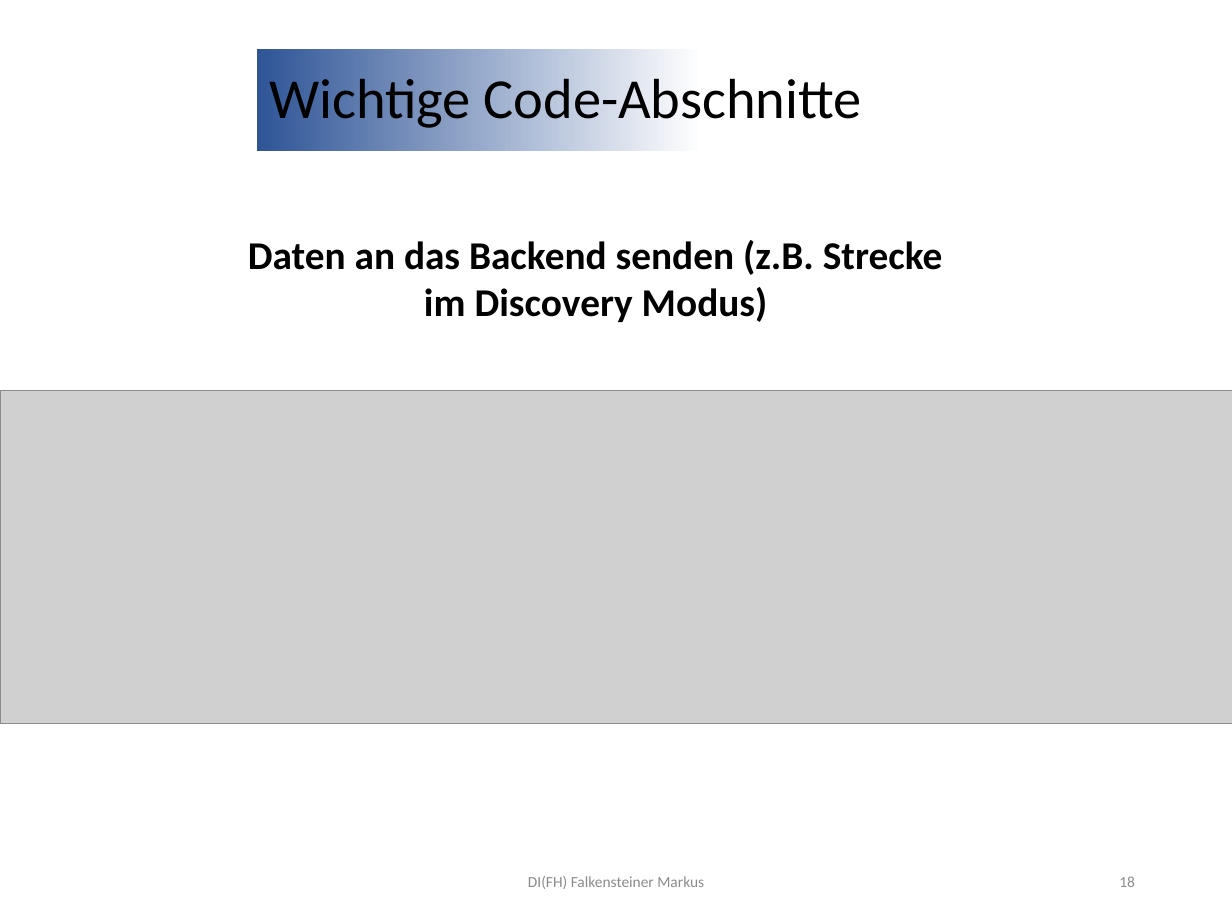
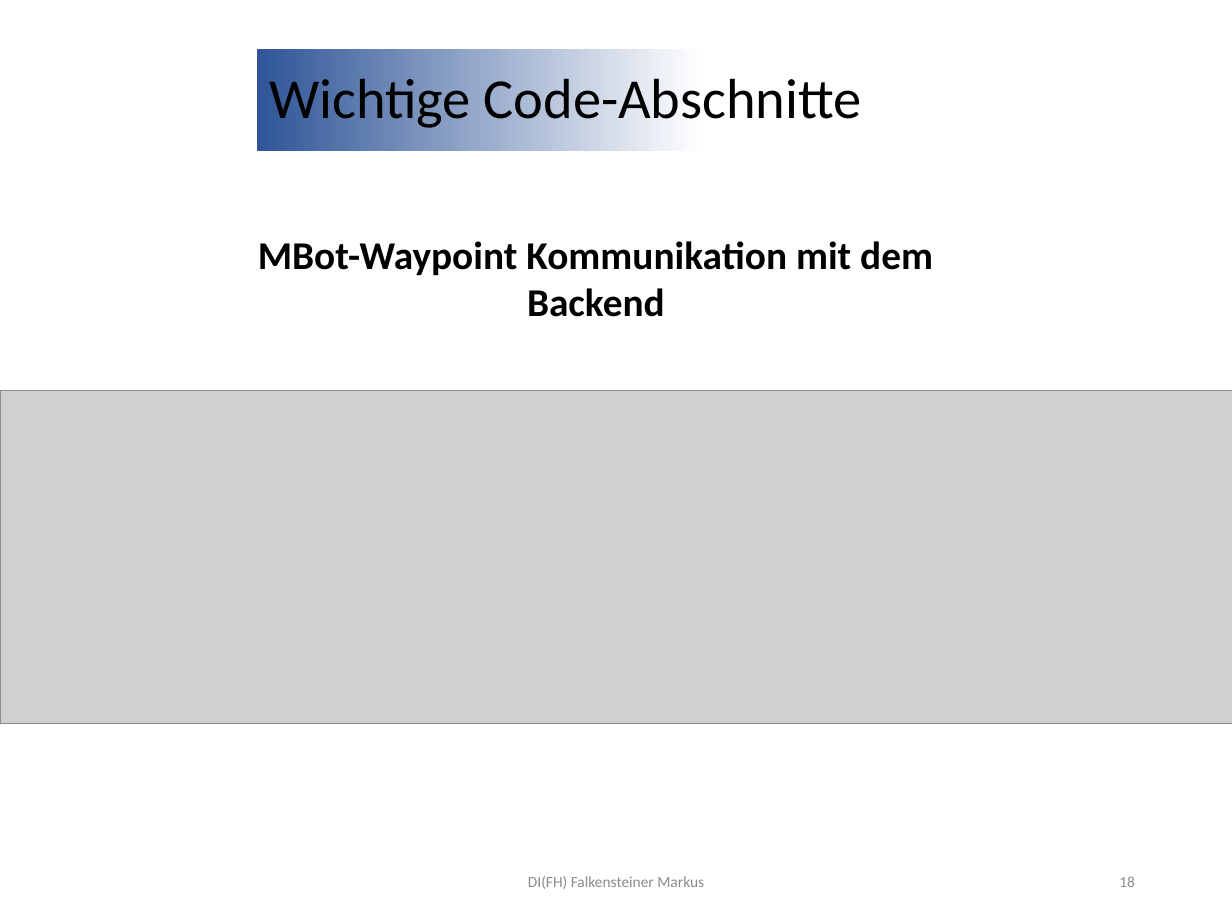
Before and after one commit to jonasaberger/SYP4_MBOT_G1, a slide deck: slide 18 of 02_Backend/!_Docs/INF4_SYP_Gruppe1_Abschlusspräsentation.pptx. Drawn at 1232x924 pixels with LibreOffice and Linux fonts; fonts in the diff are those of the drawing; grey boxes stand for pictures; background and template pictures are left out. Boxes give left, top, right and bottom in pixels: in the first picture for what was removed or moved away, otherwise in the second. Text is boxed around its words. In the diff, an @@ line names an element or a change of style, - is before the commit and + after.

```diff
--- a/02_Backend/!_Docs/INF4_SYP_Gruppe1_Abschlusspräsentation.pptx
+++ b/02_Backend/!_Docs/INF4_SYP_Gruppe1_Abschlusspräsentation.pptx
@@ text at [258,241,933,317]: text changed @@
-Daten an das Backend senden (z.B. Strecke im Discovery Modus)
+MBot-Waypoint Kommunikation mit dem Backend
```
Also in this commit, not shown: 13 other slides changed, 1 slide added, 1 slide removed.
